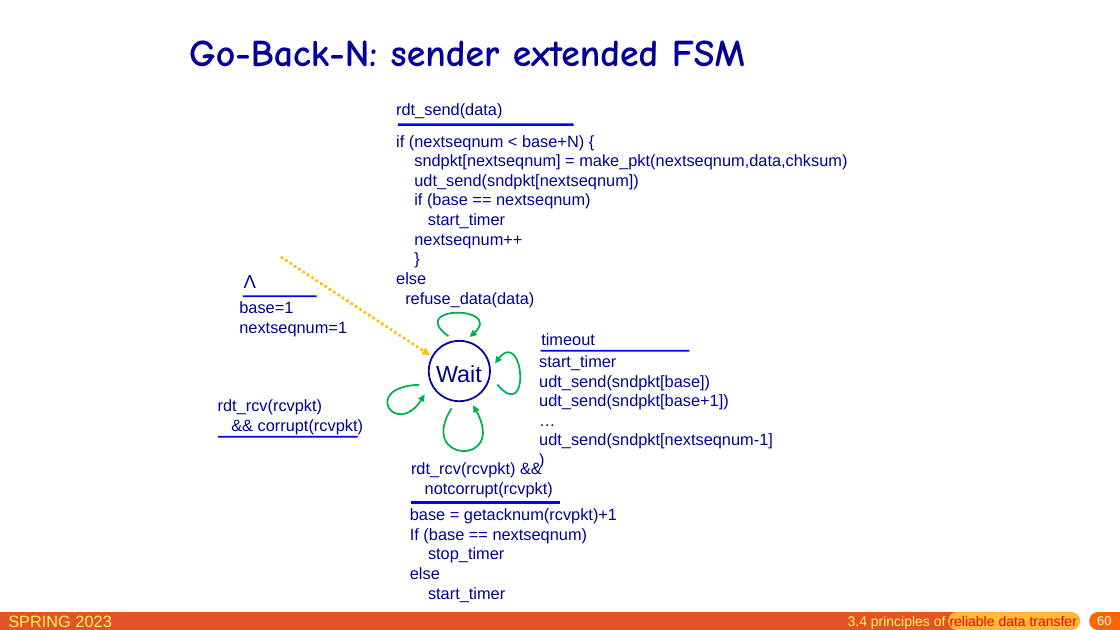
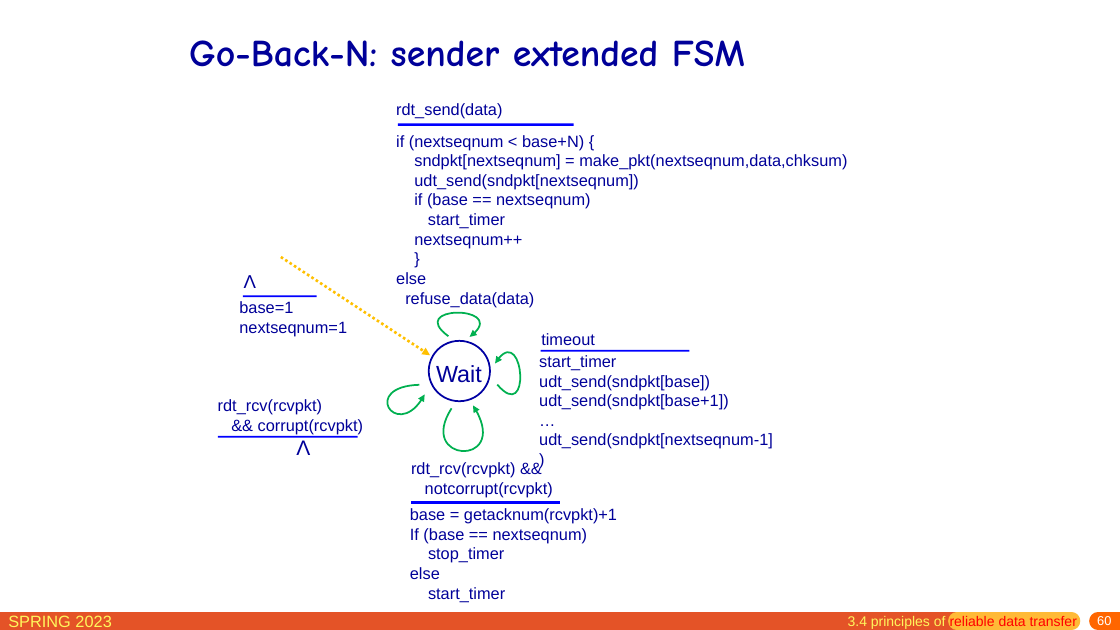
Before and after one commit to network-whu/slides, a slide deck: slide 60 of pptx/chapter3.pptx. Drawn at 1120x630 pixels with LibreOffice and Linux fonts; fonts in the diff are those of the drawing. Boxes give left, top, right and bottom in pixels: in the first picture for what was removed or moved away, otherwise in the second. Text is boxed around its words. In the diff, an @@ line names an element or a change of style, - is before the commit and + after.

```diff
--- a/pptx/chapter3.pptx
+++ b/pptx/chapter3.pptx
@@ text at (296,440,310,455): paragraph added @@
+Λ
```
Also in this commit, not shown: 2 other slides changed.
